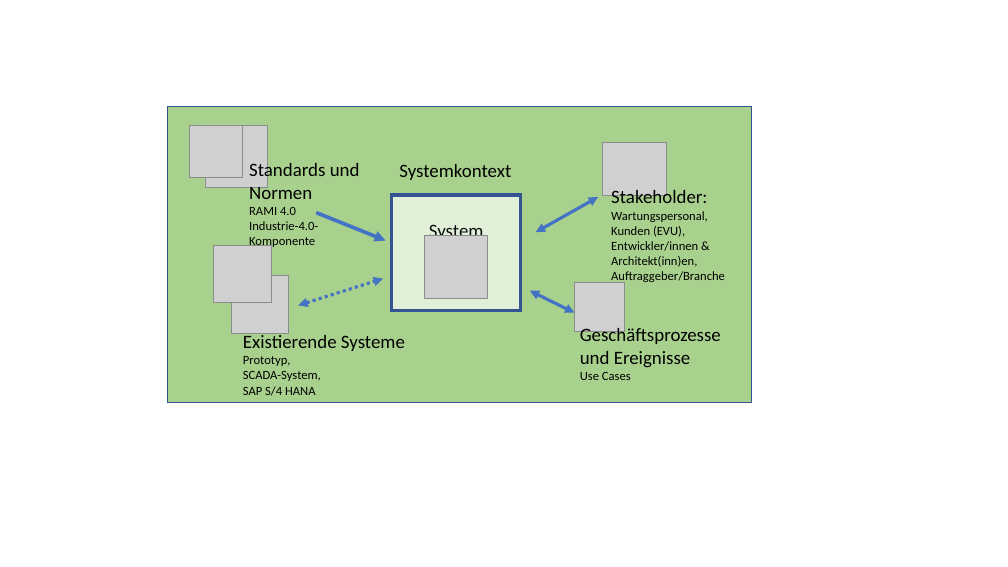
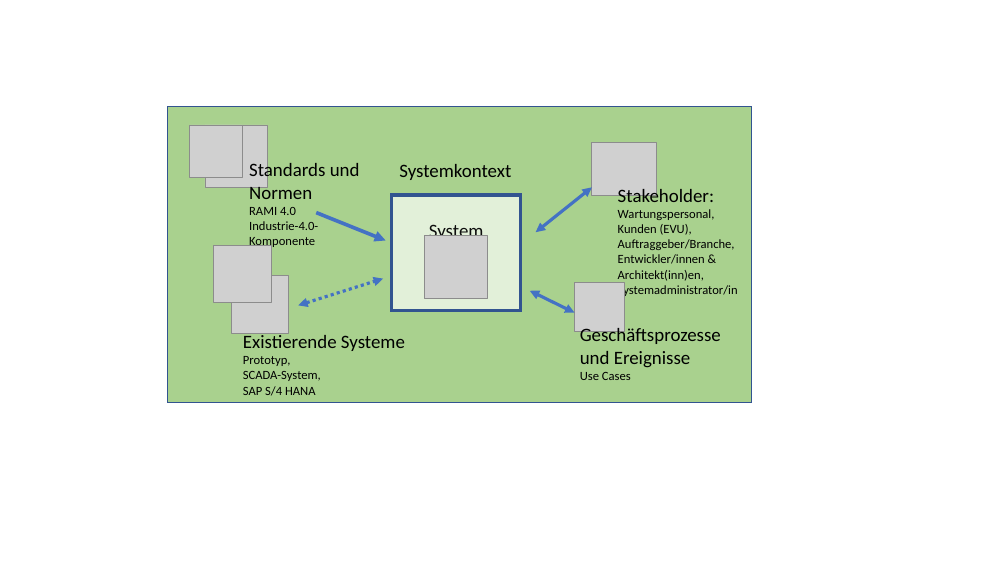
Before and after one commit to kueben96/bachelor-thesis, a slide deck: slide 7 of presentations/models.pptx. Drawn at 1008x567 pixels with LibreOffice and Linux fonts; fonts in the diff are those of the drawing; grey boxes stand for pictures. Boxes give left, top, right and bottom in pixels: in the first picture for what was removed or moved away, otherwise in the second. Text is boxed around its words. In the diff, an @@ line names an element or a change of style, - is before the commit and + after.

```diff
--- a/presentations/models.pptx
+++ b/presentations/models.pptx
@@ picture: place and size @@
-picture at (603,142,667,195)
+picture at (592,142,656,195)
@@ double arrow moved from (536, 232) - (598, 197) to (536, 232) - (592, 188) @@
@@ text at (618,239,735,250): paragraph added @@
+Auftraggeber/Branche,
@@ text at (618,283,738,297): text changed @@
-Auftraggeber/Branche
+Systemadministrator/in
```
Also in this commit, not shown: 1 other slide changed, 6 other files.
